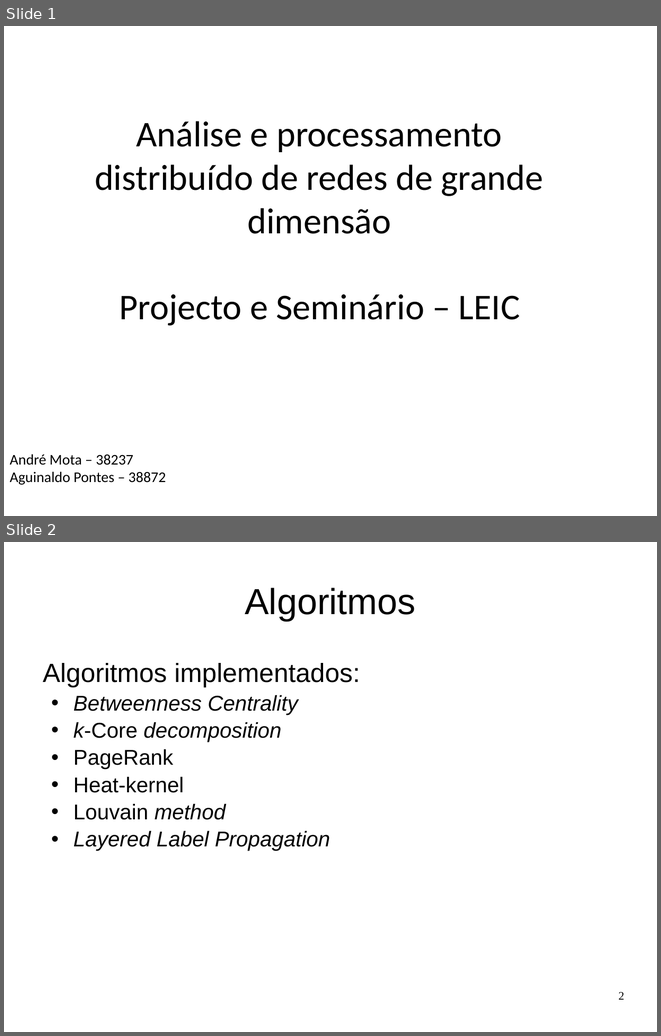
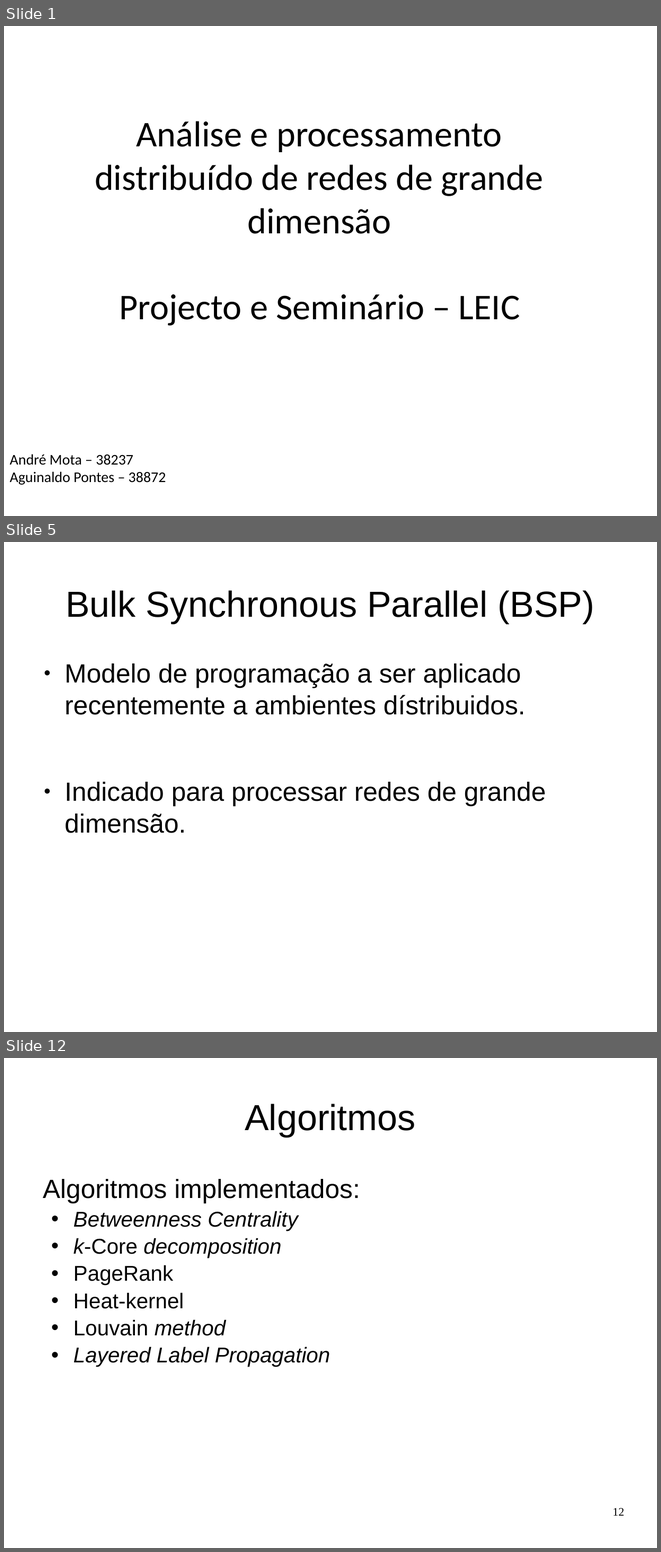
Before and after one commit to andremota/Distributed-Graph-Processing, a slide deck: docs/apresentação/apres.odp. Shown one above the other, each under a label of ours: slides 1 and 2 before the commit, slides 1, 5 and 12 after it; the slides between them are not shown. The pictures are 661x1036 and 661x1552 pixels, drawn with LibreOffice and Linux fonts; fonts in the diff are those of the drawing. Boxes give left, top, right and bottom in pixels: in the first picture for what was removed or moved away, otherwise in the second. Text is boxed around its words. In the diff, an @@ line names an element or a change of style, - is before the commit and + after.

```diff
--- a/docs/apresentação/apres.odp
+++ b/docs/apresentação/apres.odp
@@ slide 5 added at <box>4,542,657,1032</box>, background #FFFFFF @@
@@ title added at <box>65,590,594,623</box>, 44 pt, text #000000 @@
+Bulk Synchronous Parallel (BSP)
@@ text added at <box>64,663,546,833</box>, 32 pt, text #000000 @@
+● Modelo de programação a ser aplicado recentemente a ambientes dístribuidos.
+● Indicado para processar redes de grande dimensão.
@@ what was slide 2 is now slide 12 @@
@@ page number at <box>612,1507,624,1515</box>: text changed @@
-2
+12
```
Also in this commit, not shown: 9 other slides added.
